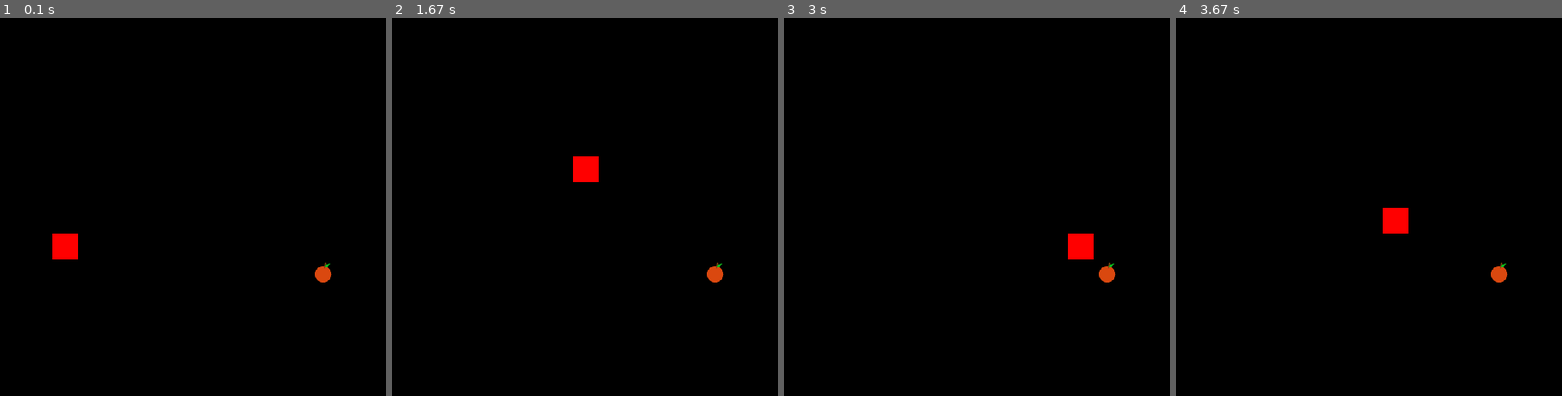
Above: before the commit, frames 1-4 (left to right).
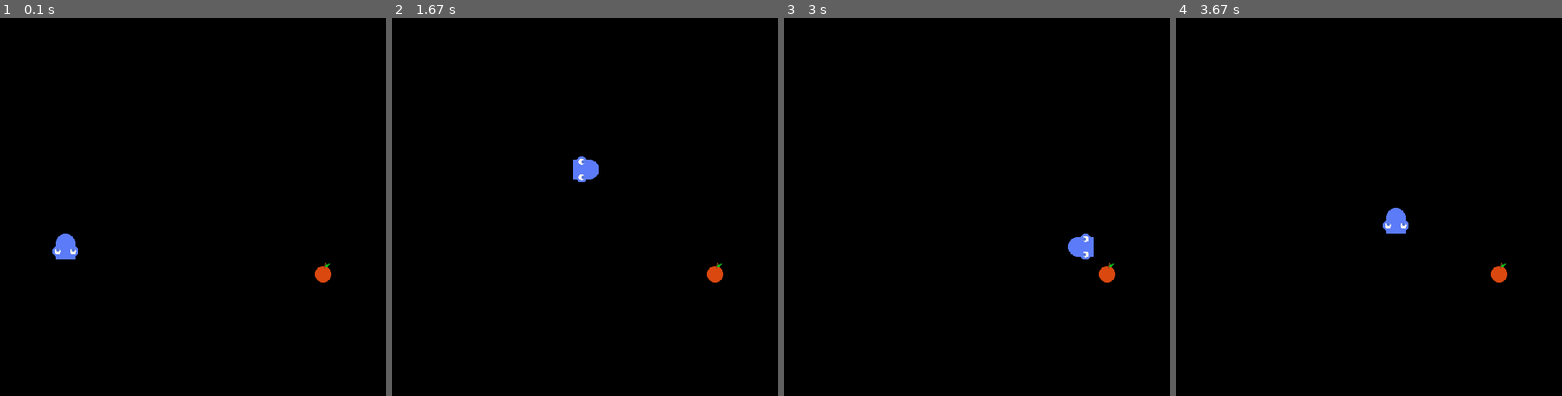
Above: after the commit, the same moments.

Repository: mohamedkamara7613/personalproject
Game: pygame game, started from Autres/Python/Snake_Game/main.py
Two runs of this game, one before a commit and one after it. Both use one fixed random seed, a clock stepped at 60 frames per second and the inputs below.
Inputs:
- Up to frame 1 (0.1 s): no input
- Up to frame 2 (1.67 s): hold Right 0.33-0.8 s; hold Up 0.83-1.3 s; hold Right from 1.33 s (still down)
- Up to frame 3 (3 s): release Right at 1.8 s; hold Left 1.83-2.37 s; hold Down 2.4-2.87 s; hold Left from 2.9 s (still down)
- Up to frame 4 (3.67 s): release Left at 3.37 s; hold Up from 3.4 s (still down)
The pictures show only the part of the screen within x 43-93%, y 25-75%; the shares and areas given below are measured in that part.

The runs differ from the first frame. In frame 1, 0.5% of the frame differs, in the area x 13-21%, y 57-64%; in frame 2, 0.5%; in frame 3, 0.5%; in frame 4, 0.5%.

Commit message:
`Added snake images and improved game logic`

Diff:
--- a/Autres/Python/Snake_Game/main.py
+++ b/Autres/Python/Snake_Game/main.py
@@ -1,7 +1,8 @@
 """
     A FAIRE:
         - rajouter les sprites
-        - Sauvegarder le high_score dans un fichier text ou crypter et recuper au demarrage du jeu
+        - Sauvegarder le high_score dans un fichier text ou crypter a la fin du jeu jeu et a chaque perte
+          et recuper au demarrage du jeu
         - rajouter de la music, les effets
 Optimisation de la grille :
 
@@ -20,6 +21,7 @@
 GREEN = (0, 222, 0)
 YELLOW = (250, 250, 5)
 RED = (255, 0, 0)
+BLUE = (0, 0, 222)
 
 
 HEADING = 100
@@ -33,21 +35,20 @@
         self.screen = pygame.display.set_mode((WIDTH, HEIGHT+HEADING))
         pygame.display.set_caption("Snake Game")
 
+        # Charger tous les images et la music
+        self.load_assets()
+
         self.columns, self.rows = WIDTH // BOX_SIZE, HEIGHT // BOX_SIZE
         self.grid = []
         self.snake = []
         self.snake_head = {}
-        self.snake_head_img = RED
-        self.snake_body_img = GREEN
+        self.snake_body_img = self.snake_imgs["body_vertical"]
 
         self.food = {}
-        self.food_img = YELLOW
         self.score = 0
         self.high_score = 0
         self.current_score = 0 # peut etre recuperer depuis un fichier
 
-        # Charger tous les images et la music
-        self.load_assets()
 
     def load_assets(self):
         try:
@@ -101,10 +102,42 @@
             tail_right = pygame.image.load("images/tail_right.png")
             tail_right = pygame.transform.scale(tail_right, (BOX_SIZE, BOX_SIZE))
 
+            self.snake_imgs = {
+                "head_up": head_up,
+                "head_down": head_down,
+                "head_left": head_left,
+                "head_right": head_right,
+                "body_bottomleft": body_bottomleft,
+                "body_bottomright": body_bottomright,
+                "body_horizontal": body_horizontal,
+                "body_vertical": body_vertical,
+                "body_topleft": body_topleft,
+                "body_topright": body_topright,
+                "tail_up": tail_up,
+                "tail_down": tail_down,
+                "tail_left": tail_left,
+                "tail_right": tail_right
+            }
+
 
         except pygame.error as e:
             print(e)
-            self.food_img = YELLOW
+            self.snake_imgs = {
+                "head_up": RED,
+                "head_down": RED,
+                "head_left": RED,
+                "head_right": RED,
+                "body_bottomleft": GREEN,
+                "body_bottomright": GREEN,
+                "body_horizontal": GREEN,
+                "body_vertical": GREEN,
+                "body_topleft": GREEN,
+                "body_topright": GREEN,
+                "tail_up": BLUE,
+                "tail_down": BLUE,
+                "tail_left": BLUE,
+                "tail_right": BLUE
+            }
 
     def init(self):
         # Initialisation de la grille
@@ -115,7 +148,7 @@
         self.snake_head = {
             "x": self.columns // 2,
             "y": self.rows // 2,
-            "img": self.snake_head_img, # Par la suite img sera un sprite
+            "img": self.snake_imgs["head_up"],
             "direction": "none"
         }
         # L'ajouter au snake
@@ -200,12 +233,16 @@
         # Mise a jour de la position du serpent
         if self.snake_head["direction"] == "up":
             self.snake_head["y"] = (self.snake_head["y"] - 1) % self.rows
+            self.snake_head["img"] = self.snake_imgs["head_up"]
         elif self.snake_head["direction"] == "down":
             self.snake_head["y"] = (self.snake_head["y"] + 1) % self.rows
+            self.snake_head["img"] = self.snake_imgs["head_down"]
         elif self.snake_head["direction"] == "left":
             self.snake_head["x"] = (self.snake_head["x"] - 1) % self.columns
+            self.snake_head["img"] = self.snake_imgs["head_left"]
         elif self.snake_head["direction"] == "right":
             self.snake_head["x"] = (self.snake_head["x"] + 1) % self.columns
+            self.snake_head["img"] = self.snake_imgs["head_right"]
 
 
         # Placer le serpent dans la grille
@@ -237,15 +274,16 @@
 
                 # Dessiner les elements de la grille
                 # Dessiner la tete du serpent
-                if self.grid[i][j] == self.snake_head_img:
-                    #self.screen.blit(self.snake_head_img, (i*BOX_SIZE, j*BOX_SIZE))
-                    pygame.draw.rect(self.screen, self.snake_head_img, (i*BOX_SIZE, j*BOX_SIZE + HEADING, BOX_SIZE, BOX_SIZE))
+                if self.grid[i][j] == self.snake_head["img"]:
+                    self.screen.blit(self.snake_head["img"], (i*BOX_SIZE, j*BOX_SIZE + HEADING))
+                    #pygame.draw.rect(self.screen, self.snake_head_img, (i*BOX_SIZE, j*BOX_SIZE + HEADING, BOX_SIZE, BOX_SIZE))
+
                 # Dessiner le corps du serpent
                 for segment in self.snake[1:]:
                     if segment["img"] == self.snake_body_img:
-                        #self.screen.blit(self.snake_body_img, (segment["x"]*BOX_SIZE, segment["y"]*BOX_SIZE))
-                        pygame.draw.rect(self.screen, self.snake_body_img, (segment["x"]*BOX_SIZE,
-                                                                            segment["y"]*BOX_SIZE + HEADING, BOX_SIZE, BOX_SIZE))
+                        self.screen.blit(self.snake_body_img, (segment["x"]*BOX_SIZE, segment["y"]*BOX_SIZE + HEADING))
+                        #pygame.draw.rect(self.screen, self.snake_body_img, (segment["x"]*BOX_SIZE,
+                        #                                                    segment["y"]*BOX_SIZE + HEADING, BOX_SIZE, BOX_SIZE))
 
                 # Dessiner le food (nourriture)
                 if self.grid[i][j] == self.food_img:
